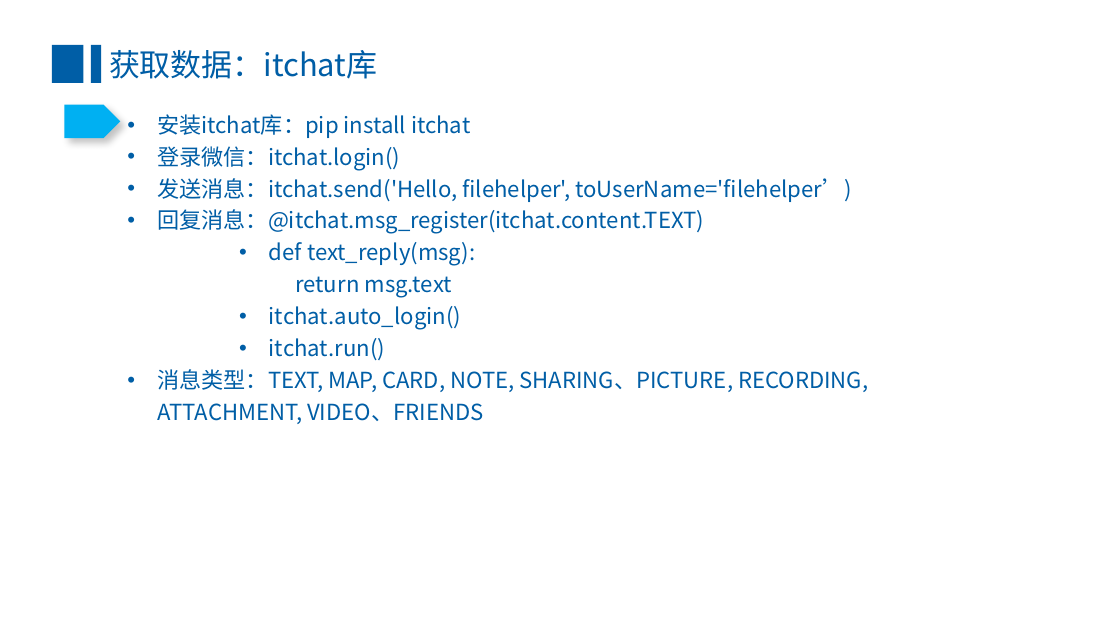
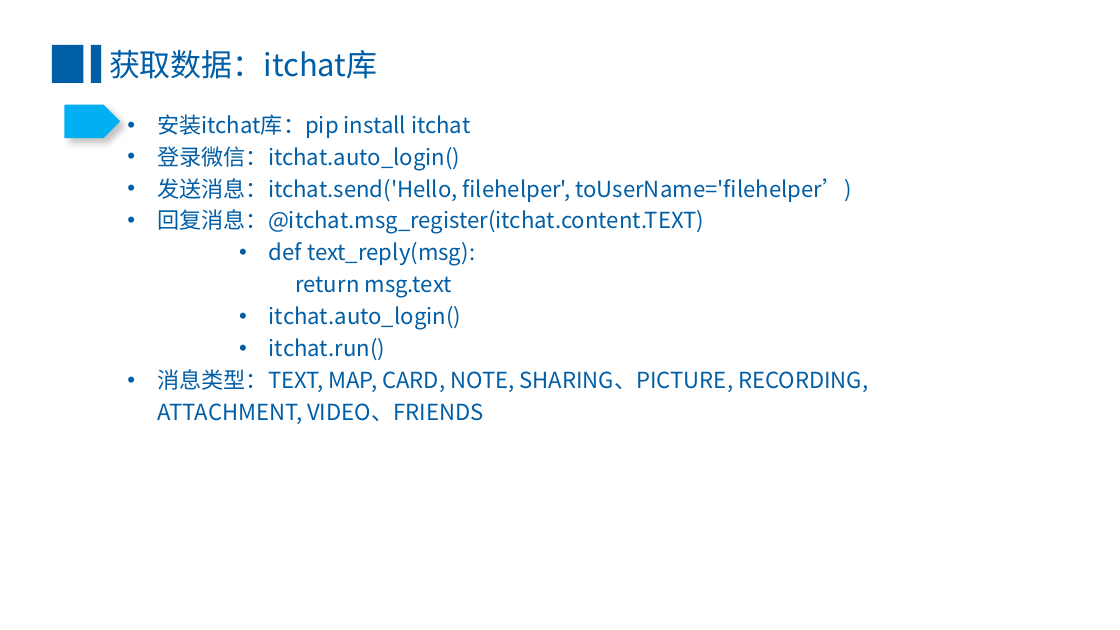
Before and after one commit to yooongchun/PythonCourse, a slide deck: slide 8 of Lecture05/Python新手的第一堂实战课-第五讲-查永春.pptx. Drawn at 1120x630 pixels with LibreOffice and Linux fonts; fonts in the diff are those of the drawing. Boxes give left, top, right and bottom in pixels: in the first picture for what was removed or moved away, otherwise in the second. Text is boxed around its words. In the diff, an @@ line names an element or a change of style, - is before the commit and + after.

Commit message:
update lecture2,lecture5 and add lecture6

```diff
--- a/Lecture05/Python新手的第一堂实战课-第五讲-查永春.pptx
+++ b/Lecture05/Python新手的第一堂实战课-第五讲-查永春.pptx
@@ text at (157,146,460,171): text changed @@
-• 登录微信：itchat.login()
+• 登录微信：itchat.auto_login()
```
Also in this commit, not shown: 1 slide removed, 22 other files.
